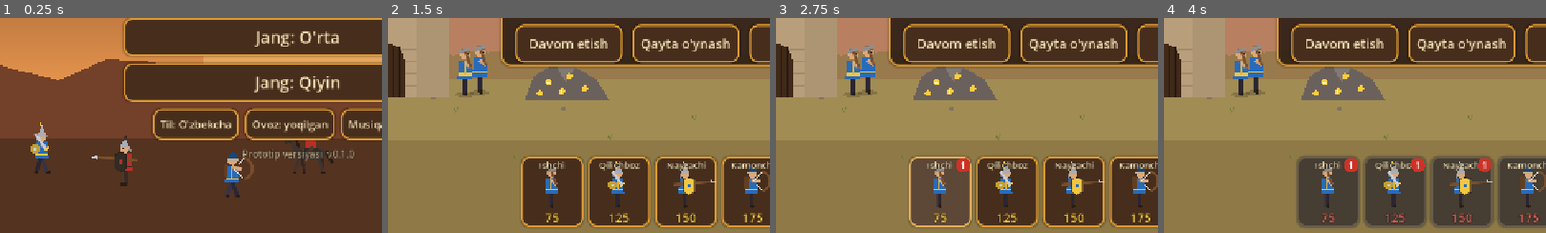
Above: before the commit, frames 1-4 (left to right).
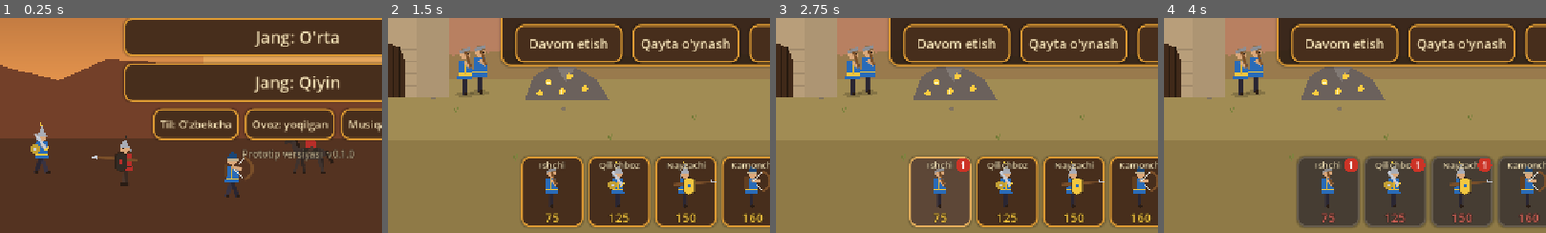
Above: after the commit, the same moments.

Repository: bekzodbeknematov8-cpu/lost-centuries-game
Game: Godot game, scene res://scenes/main_menu.tscn
Two runs of this game, one before a commit and one after it. Both use one fixed random seed, a clock stepped at 60 frames per second and the inputs below.
Inputs (mouse positions are % of the whole screen's width and height, from its top left):
- Up to frame 1 (0.25 s): no input
- Up to frame 2 (1.5 s): click "Jang: Oson" at 0.5 s; click "II" at 1.25 s
- Up to frame 3 (2.75 s): click (32, 90) at 2.02 s
- Up to frame 4 (4 s): click (41, 90) at 2.77 s; click (50, 90) at 3.52 s
The pictures show only the part of the screen within x 11-61%, y 50-100%; the shares and areas given below are measured in that part.

The runs differ from the first frame. In frame 1, less than 0.1% of the frame differs, in the area x 32-35%, y 55-79%; in frame 2, 0.1%, in the area x 94-98%, y 90-96%; in frame 3, 0.1%; in frame 4, less than 0.1%.

Commit message:
Balans: adolatli zarba hisobi, nishon taqsimoti, birliklar statlari
- Jang zarbalari qadam oxirida bir vaqtda qo'llanadi; yurish tartibi aralashtiriladi
- Askarlar zarbalarni yaqin dushmanlar orasida taqsimlaydi
- Tosh-qaychi-qog'oz: qilichboz > nayzachi > otliq > qilichboz
- tools/squad_matrix.gd: teng narxli otryadlar sinovi

Co-Authored-By: Claude Opus 5.5 <noreply@anthropic.com>
Claude-Session: https://claude.ai/code/session_01AUvG8mVZ2xcqJ9Wfw9UwnE

Diff:
--- a/data/units.json
+++ b/data/units.json
@@ -1,37 +1,111 @@
 {
 	"worker": {
 		"name": "UNIT_WORKER",
-		"cost": 75, "train_time": 3.0, "pop": 1,
-		"hp": 80, "damage": 4, "range": 26, "cooldown": 1.2, "speed": 95, "armor": 0,
-		"class": "worker", "tags": ["worker"], "weapon": "pick", "armor_type": "cloth",
-		"carry": 20, "mine_time": 2.5
+		"cost": 75,
+		"train_time": 3.0,
+		"pop": 1,
+		"hp": 80,
+		"damage": 4,
+		"range": 26,
+		"cooldown": 1.2,
+		"speed": 95,
+		"armor": 0,
+		"class": "worker",
+		"tags": [
+			"worker"
+		],
+		"weapon": "pick",
+		"armor_type": "cloth",
+		"carry": 20,
+		"mine_time": 2.5
 	},
 	"swordsman": {
 		"name": "UNIT_SWORDSMAN",
-		"cost": 125, "train_time": 4.0, "pop": 1,
-		"hp": 170, "damage": 19, "range": 30, "cooldown": 0.9, "speed": 82, "armor": 2,
-		"class": "melee", "tags": ["infantry"], "weapon": "sword", "armor_type": "metal",
-		"bonus": {"ranged": 1.3}
+		"cost": 125,
+		"train_time": 4.0,
+		"pop": 1,
+		"hp": 160,
+		"damage": 19,
+		"range": 30,
+		"cooldown": 0.9,
+		"speed": 82,
+		"armor": 2,
+		"class": "melee",
+		"tags": [
+			"infantry"
+		],
+		"weapon": "sword",
+		"armor_type": "metal",
+		"bonus": {
+			"ranged": 1.3,
+			"shield": 1.7
+		}
 	},
 	"spearman": {
 		"name": "UNIT_SPEARMAN",
-		"cost": 150, "train_time": 5.0, "pop": 1,
-		"hp": 200, "damage": 15, "range": 48, "cooldown": 1.1, "speed": 72, "armor": 4,
-		"class": "melee", "tags": ["infantry", "shield"], "weapon": "spear", "armor_type": "shield",
-		"bonus": {"cavalry": 2.6}
+		"cost": 150,
+		"train_time": 5.0,
+		"pop": 1,
+		"hp": 165,
+		"damage": 13,
+		"range": 48,
+		"cooldown": 1.1,
+		"speed": 70,
+		"armor": 3,
+		"class": "melee",
+		"tags": [
+			"infantry",
+			"shield"
+		],
+		"weapon": "spear",
+		"armor_type": "shield",
+		"bonus": {
+			"cavalry": 2.6
+		}
 	},
 	"archer": {
 		"name": "UNIT_ARCHER",
-		"cost": 175, "train_time": 5.0, "pop": 1,
-		"hp": 95, "damage": 15, "range": 330, "cooldown": 1.6, "speed": 76, "armor": 0,
-		"class": "ranged", "tags": ["ranged"], "weapon": "bow", "armor_type": "cloth",
-		"projectile": "arrow", "bonus": {"infantry": 1.15, "shield": 0.45}
+		"cost": 160,
+		"train_time": 5.0,
+		"pop": 1,
+		"hp": 100,
+		"damage": 23,
+		"range": 330,
+		"cooldown": 1.5,
+		"speed": 76,
+		"armor": 0,
+		"class": "ranged",
+		"tags": [
+			"ranged"
+		],
+		"weapon": "bow",
+		"armor_type": "cloth",
+		"projectile": "arrow",
+		"bonus": {
+			"infantry": 1.25
+		}
 	},
 	"cavalry": {
 		"name": "UNIT_CAVALRY",
-		"cost": 275, "train_time": 7.0, "pop": 2,
-		"hp": 300, "damage": 25, "range": 34, "cooldown": 1.0, "speed": 150, "armor": 3,
-		"class": "melee", "tags": ["cavalry"], "weapon": "sabre", "armor_type": "metal",
-		"bonus": {"ranged": 2.0, "worker": 1.5}
+		"cost": 275,
+		"train_time": 7.0,
+		"pop": 2,
+		"hp": 330,
+		"damage": 28,
+		"range": 34,
+		"cooldown": 1.0,
+		"speed": 150,
+		"armor": 3,
+		"class": "melee",
+		"tags": [
+			"cavalry"
+		],
+		"weapon": "sabre",
+		"armor_type": "metal",
+		"bonus": {
+			"ranged": 2.0,
+			"worker": 1.5,
+			"infantry": 1.3
+		}
 	}
 }
--- a/scripts/sim/battle_sim.gd
+++ b/scripts/sim/battle_sim.gd
@@ -29,6 +29,7 @@
 
 var _next_id: int = 1
 var _by_id: Dictionary = {}
+var _pending_hits: Array = []   ## Jang zarbalari qadam oxirida bir vaqtda qo'llanadi (adolat uchun)
 
 
 func setup(unit_defs: Dictionary, cfg: Dictionary = {}) -> void:
@@ -205,11 +206,20 @@
 	time += dt
 	for t in teams:
 		_update_team(t, dt)
-	for u in units:
+	# Har qadamda tartib aralashtiriladi: hech bir askar ro'yxatdagi o'rni tufayli
+	# doimiy "birinchi zarba" ustunligiga ega bo'lmaydi (seed bilan deterministik).
+	var order := units.duplicate()
+	for i in range(order.size() - 1, 0, -1):
+		var j := rng.randi_range(0, i)
+		var tmp: UnitState = order[i]
+		order[i] = order[j]
+		order[j] = tmp
+	for u in order:
 		if u.is_alive():
 			_update_unit(u, dt)
 		else:
 			u.dead_time += dt
+	_resolve_pending_hits()
 	_update_projectiles(dt)
 	for t in teams:
 		_update_castle(t, dt)
@@ -315,11 +325,15 @@
 			var rally := t.defend_x() - t.dir * back
 			var target := _nearest_enemy(u, rally, DEFEND_ZONE + float(u.def.range))
 			if target:
+				target = _spread_target(u, target)
+			if target:
 				_engage(u, target, dt)
 			elif _move_towards(u, rally + u.slot, dt):
 				u.facing = t.dir
 		TeamState.Stance.ATTACK:
 			var target := _nearest_enemy(u, u.x, ATTACK_AGGRO + float(u.def.range))
+			if target:
+				target = _spread_target(u, target)
 			if target:
 				_engage(u, target, dt)
 			else:
@@ -340,6 +354,22 @@
 			best_d = du
 			best = e
 	return best
+
+
+func _spread_target(u: UnitState, nearest: UnitState) -> UnitState:
+	## Hamma bitta nishonga hujum qilmasligi uchun: yetib boradigan va eng yaqin nishonga
+	## yaqin turgan dushmanlar orasidan barqaror (id bo'yicha) tanlaydi.
+	var reach := float(u.def.range) + 2.0
+	if absf(nearest.x - u.x) > reach:
+		return nearest
+	var window := 90.0 if u.is_ranged() else 30.0
+	var cands: Array[UnitState] = []
+	for e in units:
+		if e.team != u.team and e.is_alive() and absf(e.x - nearest.x) < window and absf(e.x - u.x) <= reach:
+			cands.append(e)
+	if cands.size() <= 1:
+		return nearest
+	return cands[u.id % cands.size()]
 
 
 func _engage(u: UnitState, target: UnitState, dt: float) -> void:
@@ -411,7 +441,23 @@
 	if u.def.has("projectile"):
 		_fire(u.team, u.x, 58.0, target.id, -1, _damage_against(u, target.def.get("tags", [])), u.def.projectile, u.id)
 	else:
-		_apply_damage(target, _damage_against(u, target.def.get("tags", [])), u.def.weapon, u)
+		_pending_hits.append([target, _damage_against(u, target.def.get("tags", [])), str(u.def.weapon), u])
+
+
+func _resolve_pending_hits() -> void:
+	## Bir qadamda berilgan barcha zarbalar birga qo'llanadi, shunda ro'yxat tartibi
+	## hech bir tomonga ustunlik bermaydi.
+	var hits := _pending_hits
+	_pending_hits = []
+	for h in hits:
+		var target: UnitState = h[0]
+		if target.state == UnitState.State.DEAD:
+			continue
+		_apply_damage_no_kill(target, h[1], h[2])
+	for h in hits:
+		var target2: UnitState = h[0]
+		if target2.state != UnitState.State.DEAD and target2.hp <= 0.0:
+			_kill(target2, h[3])
 
 
 func _attack_castle(u: UnitState, enemy: TeamState) -> void:
@@ -465,6 +511,12 @@
 
 
 func _apply_damage(target: UnitState, raw: float, weapon: String, attacker: UnitState) -> void:
+	_apply_damage_no_kill(target, raw, weapon)
+	if target.hp <= 0.0:
+		_kill(target, attacker)
+
+
+func _apply_damage_no_kill(target: UnitState, raw: float, weapon: String) -> void:
 	var dmg := maxf(1.0, raw - float(target.def.armor))
 	target.hp -= dmg
 	target.hurt_flash = 0.15
@@ -472,8 +524,6 @@
 		"type": "hit", "x": target.x, "lane": target.lane, "team": target.team,
 		"sound": hit_sound(weapon, str(target.def.armor_type)), "dmg": dmg,
 	})
-	if target.hp <= 0.0:
-		_kill(target, attacker)
 
 
 static func hit_sound(weapon: String, armor_type: String) -> String:
--- a/tools/balance.gd
+++ b/tools/balance.gd
@@ -18,6 +18,16 @@
 	lines.append("# Balans hisoboti\n")
 	lines.append("Har bir juftlik uchun %d ta bot-vs-bot jang (chap tomon = qator).\n" % games)
 
+	if not args.has("units_only"):
+		_difficulty_table(lines, games)
+	_unit_table(lines, games)
+	if args.has("out"):
+		var f := FileAccess.open("res://" + str(args.out), FileAccess.WRITE)
+		f.store_string("\n".join(lines) + "\n")
+	quit()
+
+
+func _difficulty_table(lines: Array[String], games: int) -> void:
 	lines.append("## Qiyinlik darajalari\n")
 	lines.append("| Chap \\ O'ng | easy | normal | hard |")
 	lines.append("|---|---|---|---|")
@@ -29,6 +39,8 @@
 		lines.append(row)
 		print(row)
 
+
+func _unit_table(lines: Array[String], games: int) -> void:
 	lines.append("\n## Bir turdagi qo'shinlar (tosh-qaychi-qog'oz tekshiruvi)\n")
 	var types := ["swordsman", "spearman", "archer", "cavalry"]
 	lines.append("| Chap \\ O'ng | " + " | ".join(types) + " |")
@@ -48,10 +60,6 @@
 		print(row2)
 	lines.append("\nIzoh: 50% atrofidagi qiymat — teng kuch. Diagonal ~50% bo'lishi kerak.")
 	lines.append("Har bir birlik kamida bitta boshqa birlikka qarshi kuchli, kamida bittasiga qarshi zaif bo'lishi kerak.")
-	if args.has("out"):
-		var f := FileAccess.open("res://" + str(args.out), FileAccess.WRITE)
-		f.store_string("\n".join(lines) + "\n")
-	quit()
 
 
 func _series(pa: Dictionary, pb: Dictionary, games: int, cfg: Dictionary) -> Dictionary:
--- /dev/null
+++ b/tools/squad_matrix.gd
@@ -0,0 +1,31 @@
+extends SceneTree
+## Teng narxli otryadlar to'qnashuvi (har ikki tomonda almashtirib), natija: qator g'alaba foizi.
+##   godot --headless --path . -s res://tools/squad_matrix.gd
+func _init():
+	var defs = JSON.parse_string(FileAccess.get_file_as_string("res://data/units.json"))
+	var types = ["swordsman","spearman","archer","cavalry"]
+	var budget = 1650.0
+	print("           sword spear arch  cav")
+	for a in types:
+		var row = "%-10s" % a
+		for b in types:
+			var wins = 0.0
+			var n = 0
+			for seed in 4:
+				for side in 2:
+					var s := BattleSim.new(); s.setup(defs, {"seed": seed, "start_units": [[],[]]})
+					var ta = side; var tb = 1 - side
+					for k in int(budget / defs[a].cost):
+						var u = s.spawn_unit(ta, a); u.x = 1600 - s.teams[ta].dir * (300 + k * 12)
+					for k in int(budget / defs[b].cost):
+						var u = s.spawn_unit(tb, b); u.x = 1600 - s.teams[tb].dir * (300 + k * 12)
+					s.teams[0].stance = TeamState.Stance.ATTACK; s.teams[1].stance = TeamState.Stance.ATTACK
+					for i in int(120 / BattleSim.STEP):
+						s.step(); s.events.clear()
+						if s.alive_units(0).is_empty() or s.alive_units(1).is_empty(): break
+					var va = s.army_value(ta); var vb = s.army_value(tb)
+					wins += 1.0 if va > vb else (0.5 if va == vb else 0.0)
+					n += 1
+			row += "  %3d%%" % int(wins / n * 100)
+		print(row)
+	quit()
Not shown, changed: PROGRESS.md
